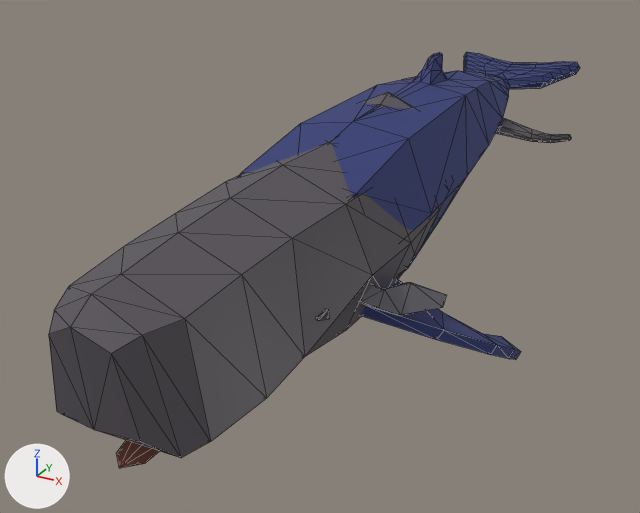
Before and after pictures for a commit that changed the glTF model godot/prefabs/Whales/Blue_Whale.gltf.
Both versions are drawn from a 50 mm camera at (36.3, -72.0, 29.8) aimed at (-4.8, 2.7, -7.6). Every picture has the same lights, and +X, +Y and +Z are marked at lower left. Mesh edges are drawn as thin lines. Where no turn or scale is listed for an object, it has been applied to the vertices.

The first picture shows 'Mesh_SpermWhale', 'Whale'.
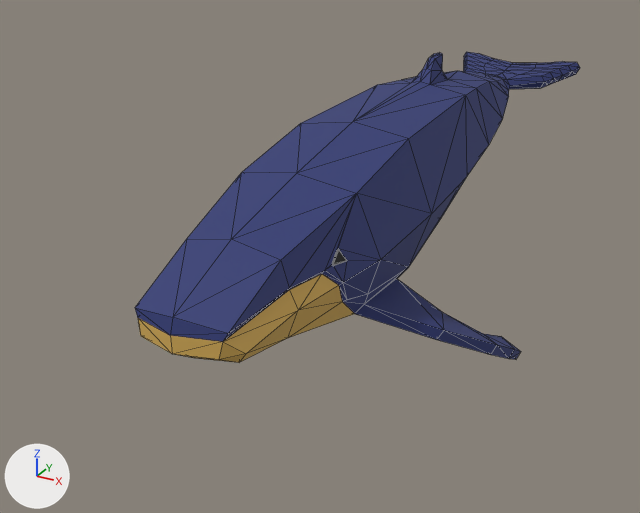
Location of each change, (x1, y1, x2, y2) in pixels of the pictures (640 x 513 px):
'Mesh_SpermWhale', deleted: before (49, 92, 572, 468)

What changed in the scene script:
```text
Remove ob_mesh_spermwhale:
    ob_mesh_spermwhale = bpy.data.objects.new('Mesh_SpermWhale', me_mesh_spermwhale)
    ob_mesh_spermwhale.location = (0.0, 0.0, 0.0)
```
